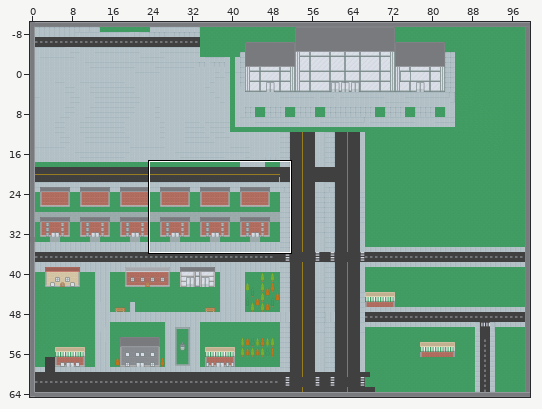
Tiled map -- libgdx/android/assets/house_road.tmx. Above, an overview of the earlier version with the close-up marked.
Close-up. Before:
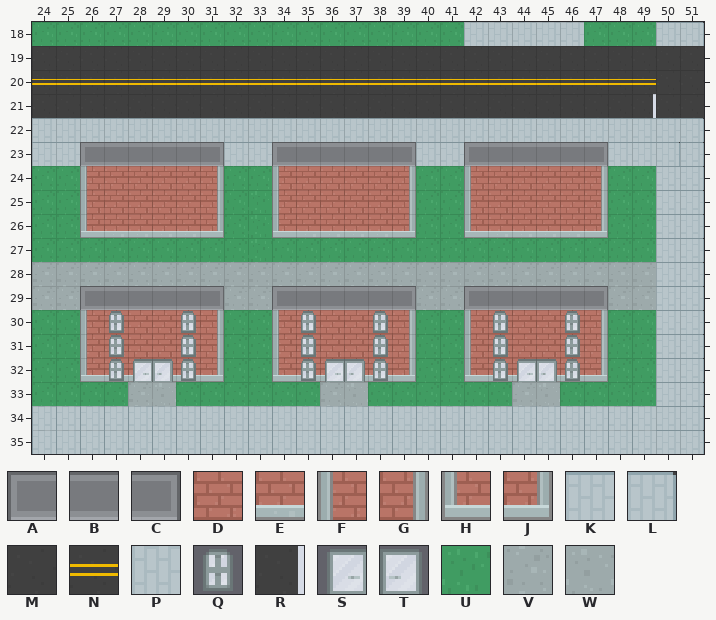
Cells are 16x16 px. Shown: x 24..51, y 18..35. The commit also changed other parts of the map, which this record leaves out. The old version is drawn lined up with the new one.
Key: from "roguelikeCity_magenta": A 83, B 84, C 85, D 187, E 298, F 407, G 408, H 444, J 445, K 710, L 711, M 714, N 716, P 747, Q 766, R 794, S 876, T 877, U 889, V 890, W 891.
_ is an empty cell, # one hidden under a higher layer.
Layers that did not change in this view are not listed.
Layer "road" before, first column x 24:
18 __________________PPPPP___KL
19 MMMMMMMMMMMMMMMMMMMMMMMMMMMM
20 NNNNNNNNNNNNNNNNNNNNNNNNNNMM
21 MMMMMMMMMMMMMMMMMMMMMMMMMRMM
22 KKKKKKKKKKKKKKKKKKKKKKKKKKKL
23 KK###_##KK######KK######KKLL
24 ____________________##____KL
25 _________U________________KL
26 _________U________________KL
27 _________U________________KL
28 __________________________KL
29 __________________________KL
30 __________________________KL
31 __________________________KL
32 __________________________KL
Layer "Buildings" before, first column x 24:
18 ____________________________
19 ____________________________
20 ____________________________
21 ____________________________
22 ____________________________
23 __ABBBBC__ABBBBC__ABBBBC____
24 __FDDDDG__FDDDDG__FDDDDG____
25 __FDDDDG__FDDDDG__FDDDDG____
26 __HEEEEJ__HEEEEJ__HEEEEJ____
27 ____________________________
28 ____________________________
29 __ABBBBC__ABBBBC__ABBBBC____
30 __FDDDDG__FDDDDG__FDDDDG____
31 __FDDDDG__FDDDDG__FDDDDG____
32 __HEEEEJ__HEEEEJ__HEEEEJ____
33 ____________________________
34 ____________________________
35 ____________________________
Layer "Doors and windows" before, first column x 24:
18 ____________________________
19 ____________________________
20 ____________________________
21 ____________________________
22 ____________________________
23 ____________________________
24 ____________________________
25 ____________________________
26 ____________________________
27 ____________________________
28 ____________________________
29 ____________________________
30 ___Q__Q____Q__Q____Q__Q_____
31 ___Q__Q____Q__Q____Q__Q_____
32 ___QSTQ____QSTQ____QSTQ_____
33 ____VW______VW______VW______
34 ____________________________
35 ____________________________
Now the later version:
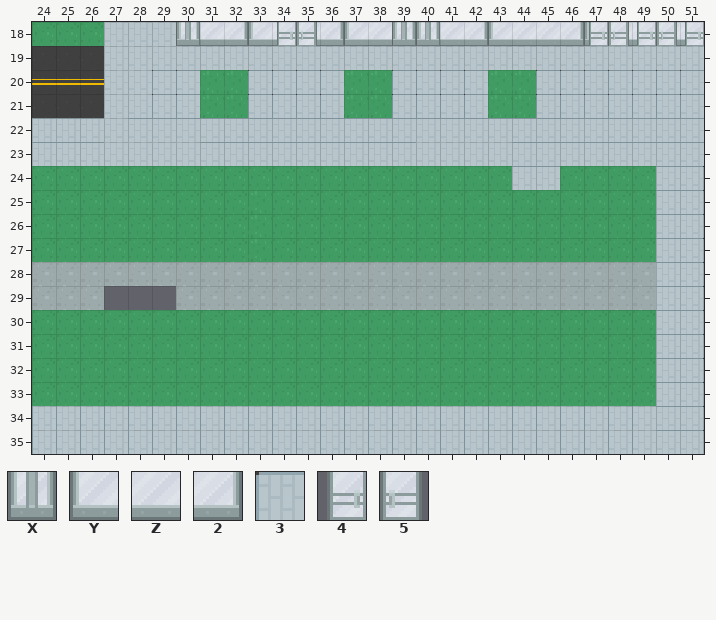
Further tiles: from "roguelikeCity_magenta": X 308, Y 383, Z 384, 2 385, 3 709, 4 948, 5 949.
The edit:
map size 100x75 -> 100x65 cells (old content now starts at 0,-10; both pictures use the new coordinates)
Layer "road":
Tile L gives way to one hidden under a higher layer in row 18 at x 51.
Tile P gives way to one hidden under a higher layer in row 18 at x 42 and 44 to 46.
The author changed tile M to tile 3 in row 20 at x 50 to 51; in row 21 at x 29 to 30, 33 to 36, 39 to 42, 45 to 48 and 50 to 51.
The author changed tile N to tile 3 in row 20 at x 29 to 30, 33 to 36, 39 to 42 and 45 to 49.
The author changed tile R to tile 3 in row 21 at x 49.
The author changed tile L to tile K in row 22 at x 51; in row 23 at x 50 to 51.
Tile P now appears in row 23 at x 27 to 28, 30 and 42 to 43.
The author changed tile K to tile P in row 22 at x 27; in row 23 at x 40 to 41.
The author changed tile M to tile P in row 19 at x 27 to 51; in row 21 at x 27 to 28.
The author changed tile N to tile P in row 20 at x 27 to 28.
Tile P now appears in row 18 at x 27 to 29; in row 23 at x 29.
The author changed tile M to tile U in row 21 at x 31 to 32, 37 to 38 and 43 to 44.
The author changed tile N to tile U in row 20 at x 31 to 32, 37 to 38 and 43 to 44.
Layer "Buildings":
Tile 2 now appears in row 18 at x 32, 36, 42, 46 and 49.
Tile X now appears in row 18 at x 30 and 39 to 40.
Tile Y now appears in row 18 at x 33, 37, 43, 47 and 50.
Tile Z now appears in row 18 at x 31, 34 to 35, 38, 41, 44 to 45, 48 and 51.
Tile A is removed in row 23 at x 26, 34 and 42; in row 29 at x 26, 34 and 42.
Tile B is removed in row 23 at x 27 to 30, 35 to 38 and 43 to 46; in row 29 at x 27 to 30, 35 to 38 and 43 to 46.
Tile C is removed in row 23 at x 31, 39 and 47; in row 29 at x 31, 39 and 47.
Tile D is removed in rows 24 to 25 at x 27 to 30, 35 to 38 and 43 to 46; in rows 30 to 31 at x 27 to 30, 35 to 38 and 43 to 46.
Tile E is removed in row 26 at x 27 to 30, 35 to 38 and 43 to 46; in row 32 at x 27 to 30, 35 to 38 and 43 to 46.
Tile F is removed in rows 24 to 25 at x 26, 34 and 42; in rows 30 to 31 at x 26, 34 and 42.
Tile G is removed in rows 24 to 25 at x 31, 39 and 47; in rows 30 to 31 at x 31, 39 and 47.
Tile H is removed in row 26 at x 26, 34 and 42; in row 32 at x 26, 34 and 42.
Tile J is removed in row 26 at x 31, 39 and 47; in row 32 at x 31, 39 and 47.
Layer "Doors and windows":
Tile 4 now appears in row 18 at x 34, 47, 49 and 51.
Tile 5 now appears in row 18 at x 35, 48 and 50.
Tile Q is removed in rows 30 to 32 at x 27, 30, 35, 38, 43 and 46.
Tile S is removed in row 32 at x 28, 36 and 44.
Tile T is removed in row 32 at x 29, 37 and 45.
Tile V is removed in row 33 at x 28, 36 and 44.
Tile W is removed in row 33 at x 29, 37 and 45.
